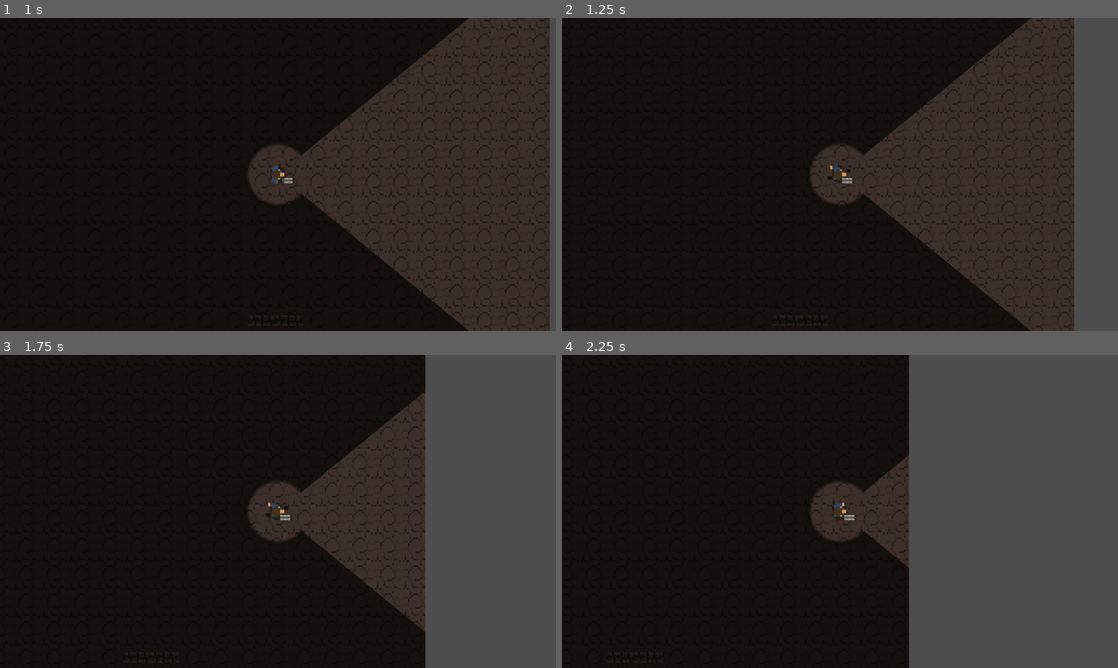
Above: before the commit, frames 1-4 (two rows, left to right).
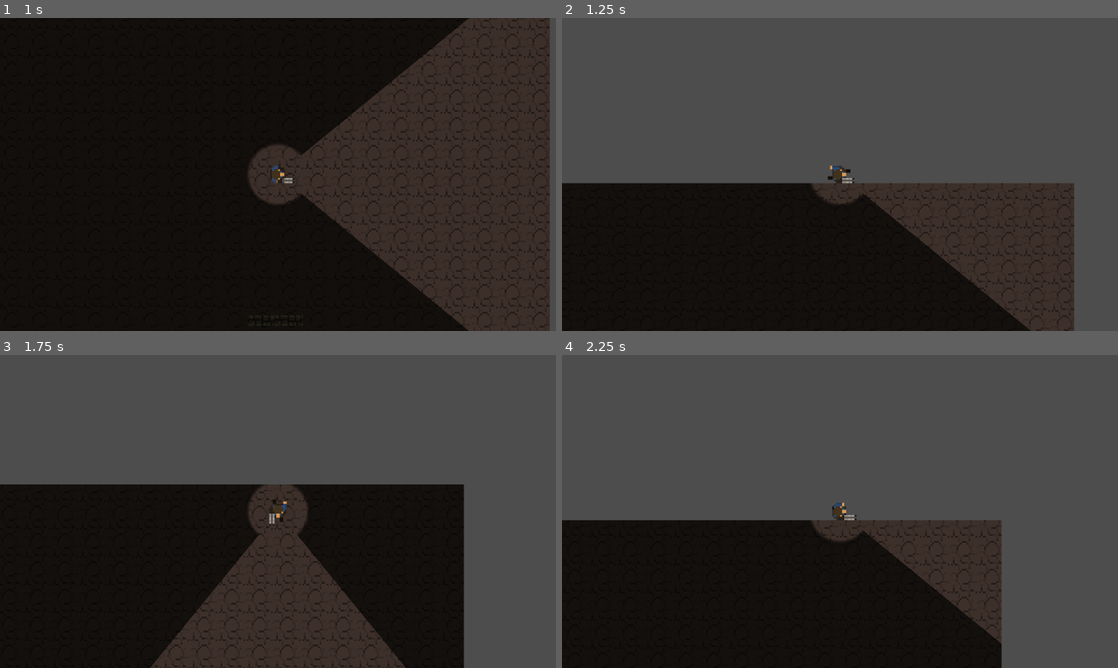
Above: after the commit, the same moments.

Repository: specialOne16/Unnamed-Brackeys-Game-Jam-2026.1
Game: Godot game, scene res://gameplay/gameplay.tscn
Same seed, same stepped clock (60 frames per second), same inputs: the game is played once before the commit and once after it.
Inputs (mouse positions are in pixels of both pictures, inside the frame that each line leads up to):
- Up to frame 1 (1 s): move the mouse to (400, 158) at 0.52 s; hold D (right) from 0.53 s (still down); tap Space (jump) at 0.6, 0.77 s
- Up to frame 2 (1.25 s): keep holding D (right); tap Space (jump) at 1.07 s
- Up to frame 3 (1.75 s): move the mouse to (166, 527) at 1.27 s; release D (right) at 1.28 s; hold S (down) from 1.28 s (still down); click (166, 527) at 1.35 s; tap Space (jump) at 1.52, 1.55 s
- Up to frame 4 (2.25 s): tap Space (jump) at 1.82 s; move the mouse to (895, 442) at 2.02 s; release S (down) at 2.03 s; hold D (right) from 2.03 s (still down); right-click (895, 442) at 2.1 s

Frame 1 is identical in both runs. In frame 2, 50% of the frame differs, in the area x 0-93%, y 0-100%; in frame 3, 52%, in the area x 0-84%, y 0-100%; in frame 4, 41%.

Commit message:
jump setup

Diff:
--- a/entities/player/player.tscn
+++ b/entities/player/player.tscn
@@ -37,6 +37,7 @@
 cone_vision_scale = 0.7
 charge_cone_vision_scale = 0.3
 charge_duration = 0.7
+jump_duration = 0.4
 
 [node name="CollisionShape2D" type="CollisionShape2D" parent="."]
 shape = SubResource("CircleShape2D_xbce5")
--- a/gameplay/assets/Tileset.tres
+++ b/gameplay/assets/Tileset.tres
@@ -101,10 +101,12 @@
 5:0/0/occlusion_layer_0/polygon_0/polygon = SubResource("OccluderPolygon2D_7274r")
 5:0/0/physics_layer_0/polygon_0/points = PackedVector2Array(-8, -8, 8, -8, 8, 8, -8, 8)
 6:0/0 = 0
+6:0/0/physics_layer_2/polygon_0/points = PackedVector2Array(-8, -8, 8, -8, 8, 8, -8, 8)
 0:1/0 = 0
 0:1/0/occlusion_layer_0/polygon_0/polygon = SubResource("OccluderPolygon2D_226s2")
 0:1/0/physics_layer_0/polygon_0/points = PackedVector2Array(-8, -8, -1.07915, -8, -1.07915, -1.07915, -1.25901, 8, -8, 8)
 1:1/0 = 0
+1:1/0/physics_layer_1/polygon_0/points = PackedVector2Array(-8, -8, 8, -8, 8, 8, -8, 8)
 2:1/0 = 0
 2:1/0/occlusion_layer_0/polygon_0/polygon = SubResource("OccluderPolygon2D_7ruq1")
 2:1/0/physics_layer_0/polygon_0/points = PackedVector2Array(1.25901, -8, 8, -8, 8, 8, 1.43887, 8)
@@ -112,10 +114,12 @@
 3:1/0/occlusion_layer_0/polygon_0/polygon = SubResource("OccluderPolygon2D_de3dj")
 3:1/0/physics_layer_0/polygon_0/points = PackedVector2Array(-8, -8, 8, -8, 8, 8, -8, 8)
 4:1/0 = 0
+4:1/0/physics_layer_2/polygon_0/points = PackedVector2Array(-8, -8, 8, -8, 8, 8, -8, 8)
 5:1/0 = 0
 5:1/0/occlusion_layer_0/polygon_0/polygon = SubResource("OccluderPolygon2D_8jf7w")
 5:1/0/physics_layer_0/polygon_0/points = PackedVector2Array(-8, -8, 8, -8, 8, 8, -8, 8)
 6:1/0 = 0
+6:1/0/physics_layer_2/polygon_0/points = PackedVector2Array(-8, -8, 8, -8, 8, 8, -8, 8)
 0:2/0 = 0
 0:2/0/occlusion_layer_0/polygon_0/polygon = SubResource("OccluderPolygon2D_f403m")
 0:2/0/physics_layer_0/polygon_0/points = PackedVector2Array(-8, -8, -1.07915, -8, -0.899294, 2.33816, 8, 2.51802, 8, 8, -8, 8)
@@ -135,25 +139,45 @@
 5:2/0/occlusion_layer_0/polygon_0/polygon = SubResource("OccluderPolygon2D_x36cj")
 5:2/0/physics_layer_0/polygon_0/points = PackedVector2Array(-8, -8, 8, -8, 8, 8, -8, 8)
 6:2/0 = 0
+6:2/0/physics_layer_2/polygon_0/points = PackedVector2Array(-8, -8, 8, -8, 8, 8, -8, 8)
 0:3/0 = 0
+0:3/0/physics_layer_2/polygon_0/points = PackedVector2Array(5.036045, -3.2374573, 8, -5.036045, 8, 8, -1.6187286, 8, 0.35971832, 0.71943474)
 1:3/0 = 0
+1:3/0/physics_layer_2/polygon_0/points = PackedVector2Array(-8, -5.036045, 8, -5.036045, 8, 8, -8, 8)
 2:3/0 = 0
+2:3/0/physics_layer_2/polygon_0/points = PackedVector2Array(-8, -3.2374573, -5.935338, -3.5971746, -4.3166094, 0.35971642, -0.35971642, 0.35971642, 2.5180225, 8, -8, 8)
 3:3/0 = 0
+3:3/0/physics_layer_2/polygon_0/points = PackedVector2Array(8, 1.4388695, 4.856186, 1.978445, 4.856186, 4.856186, 2.6978817, 8, -8, 8, -8, -8, 8, -8)
 4:3/0 = 0
+4:3/0/physics_layer_2/polygon_0/points = PackedVector2Array(8, 3.057598, 2.6978817, 0.5395756, -1.0791531, -2.3381643, -4.13675, 1.978445, -8, 1.0791512, -8, -8, 8, -8)
 5:3/0 = 0
+5:3/0/physics_layer_2/polygon_0/points = PackedVector2Array(8, 8, -1.6187286, 8, -3.7770329, 5.5756207, -3.956892, 1.978445, -8, 1.0791512, -8, -8, 8, -8)
 6:3/0 = 0
+6:3/0/physics_layer_2/polygon_0/points = PackedVector2Array(-8, -8, 8, -8, 8, 8, -8, 8)
 0:4/0 = 0
+0:4/0/physics_layer_2/polygon_0/points = PackedVector2Array(8, -8, 8, 8, -3.5971746, 8, -3.057598, -8)
 2:4/0 = 0
+2:4/0/physics_layer_2/polygon_0/points = PackedVector2Array(-8, -8, 3.2374573, -8, 3.4173164, 8, -4.3166094, 8, -8, 8)
 3:4/0 = 0
+3:4/0/physics_layer_2/polygon_0/points = PackedVector2Array(3.5971756, -8, 2.877739, -4.4964685, 0.35971832, -3.2374573, 2.877739, 2.877739, -0.71943474, 5.2159023, 2.3381634, 8, -8, 8, -8, -8)
 5:4/0 = 0
+5:4/0/physics_layer_2/polygon_0/points = PackedVector2Array(8, 8, -0.71943474, 8, 2.1583042, 5.75548, -2.6978807, 2.3381634, -1.6187286, -3.057599, -2.1583042, -8, 8, -8)
 6:4/0 = 0
+6:4/0/physics_layer_2/polygon_0/points = PackedVector2Array(-8, -8, 8, -8, 8, 8, -8, 8)
 0:5/0 = 0
+0:5/0/physics_layer_2/polygon_0/points = PackedVector2Array(8, -8, 8, 3.5971737, 5.3957615, 2.5180225, 4.3166103, -3.7770338, -2.87774, -4.4964685, -3.057598, -8)
 1:5/0 = 0
+1:5/0/physics_layer_2/polygon_0/points = PackedVector2Array(-8, -8, 8, -8, 8, 8, -8, 8)
 2:5/0 = 0
+2:5/0/physics_layer_2/polygon_0/points = PackedVector2Array(-8, -8, 3.2374573, -8, 2.6978817, -4.136751, -4.3166094, -3.5971746, -4.4964676, 2.6978798, -8, 3.4173145)
 3:5/0 = 0
+3:5/0/physics_layer_2/polygon_0/points = PackedVector2Array(1.4388695, -8, 1.7985878, -4.136751, 4.4964676, -4.3166094, 8, -2.5180225, 8, 8, -8, 8, -8, -8)
 4:5/0 = 0
+4:5/0/physics_layer_2/polygon_0/points = PackedVector2Array(8, -3.057599, 8, 8, -8, 8, -8, -1.2590122, 3.7770329, -1.0791531, 5.3957615, -2.87774)
 5:5/0 = 0
+5:5/0/physics_layer_2/polygon_0/points = PackedVector2Array(8, 8, -8, 8, -8, -3.7770338, -1.6187286, -3.4173164, -1.0791531, -8, 8, -8)
 6:5/0 = 0
+6:5/0/physics_layer_2/polygon_0/points = PackedVector2Array(-8, -8, 8, -8, 8, 8, -8, 8)
 0:6/0 = 0
 0:6/0/occlusion_layer_0/polygon_0/polygon = SubResource("OccluderPolygon2D_p721e")
 0:6/0/physics_layer_0/polygon_0/points = PackedVector2Array(8, -2.69788, 8, 2.87774, -8, 3.23746, -8, -2.69788)
